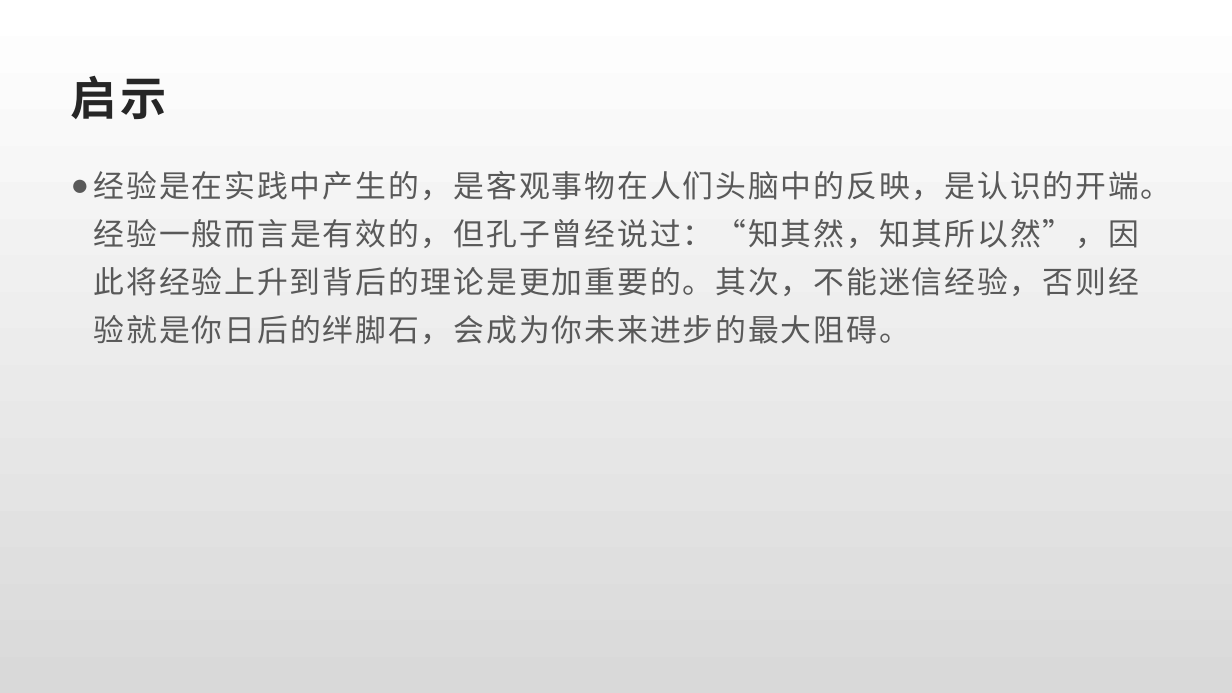
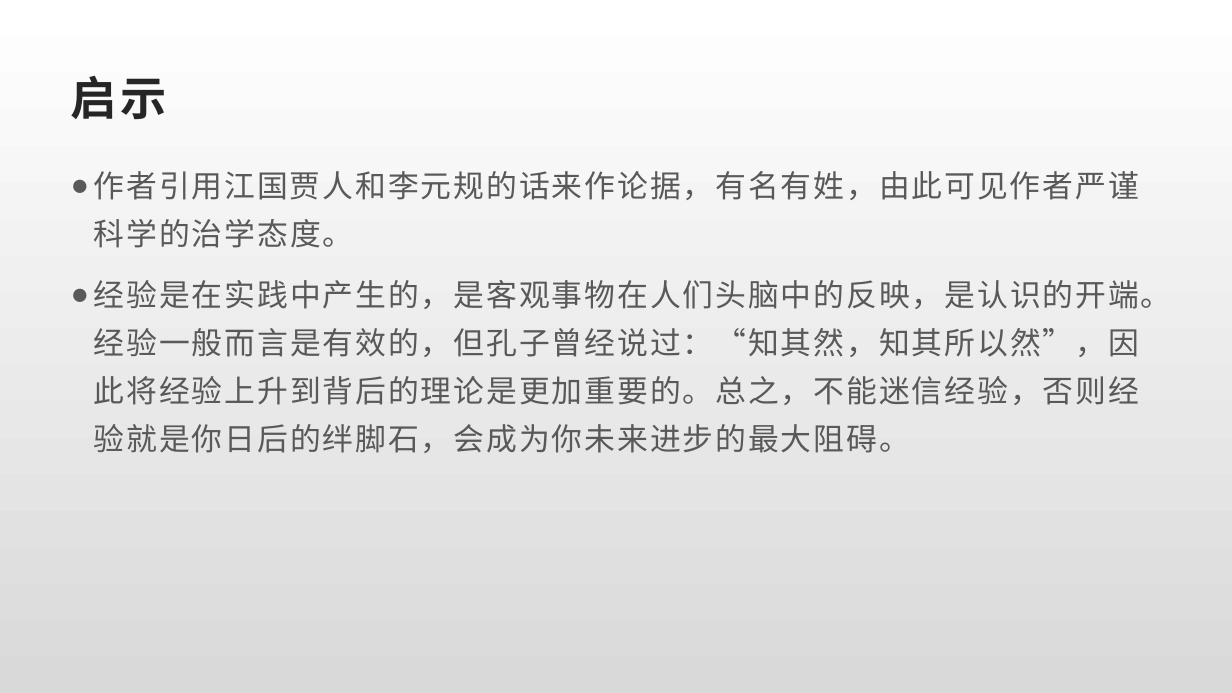
Before and after one commit to noteas/dachschaden, a slide deck: slide 7 of 避风行船.pptx. Drawn at 1232x693 pixels with LibreOffice and Linux fonts; fonts in the diff are those of the drawing. Boxes give left, top, right and bottom in pixels: in the first picture for what was removed or moved away, otherwise in the second. Text is boxed around its words. In the diff, an @@ line names an element or a change of style, - is before the commit and + after.

```diff
--- a/避风行船.pptx
+++ b/避风行船.pptx
@@ text at (94,171,1172,453): text changed @@
-● 经验是在实践中产生的，是客观事物在人们头脑中的反映，是认识的开端。经验一般而言是有效的，但孔子曾经说过：“知其然，知其所以然”，因此将经验上升到背后的理论是更加重要的。其次，不能迷信经验，否则经验就是你日后的绊脚石，会成为你未来进步的最大阻碍。
+● 作者引用江国贾人和李元规的话来作论据，有名有姓，由此可见作者严谨科学的治学态度。
+● 经验是在实践中产生的，是客观事物在人们头脑中的反映，是认识的开端。经验一般而言是有效的，但孔子曾经说过：“知其然，知其所以然”，因此将经验上升到背后的理论是更加重要的。总之，不能迷信经验，否则经验就是你日后的绊脚石，会成为你未来进步的最大阻碍。
```
Also in this commit, not shown: 4 other slides changed.
